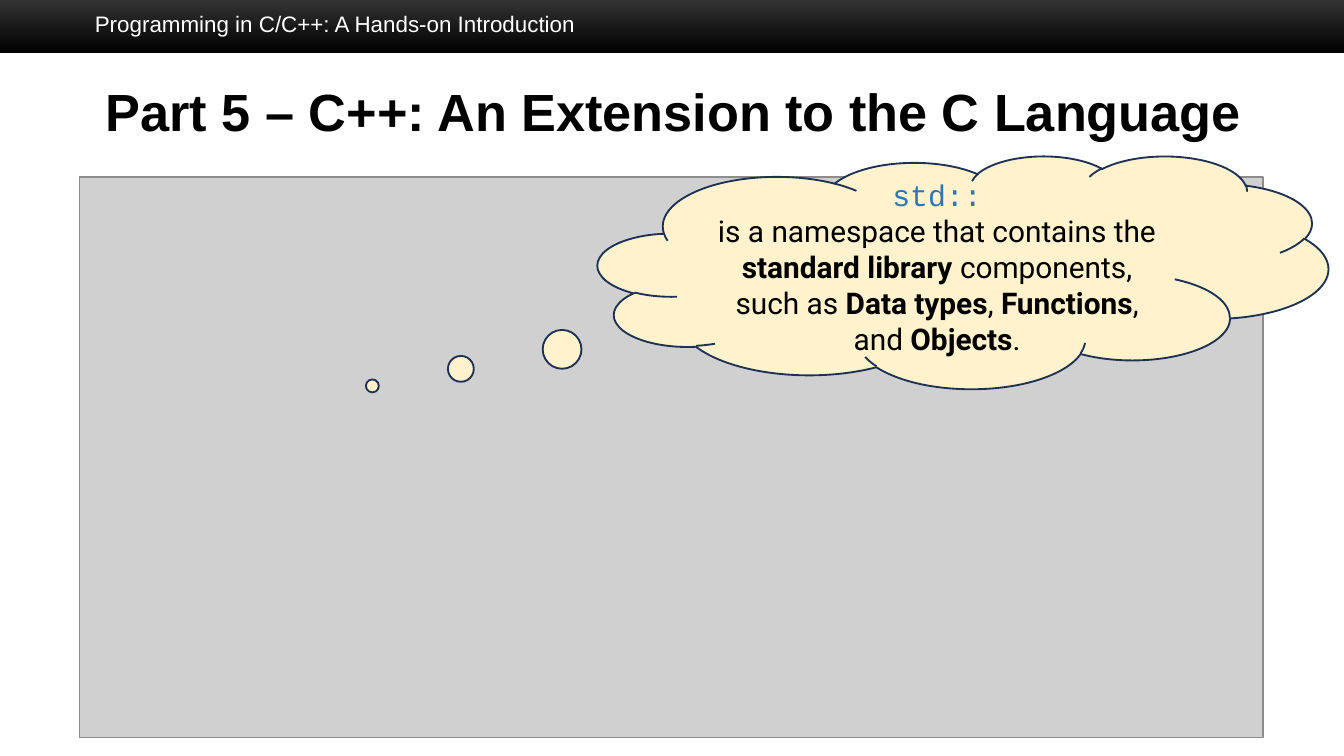
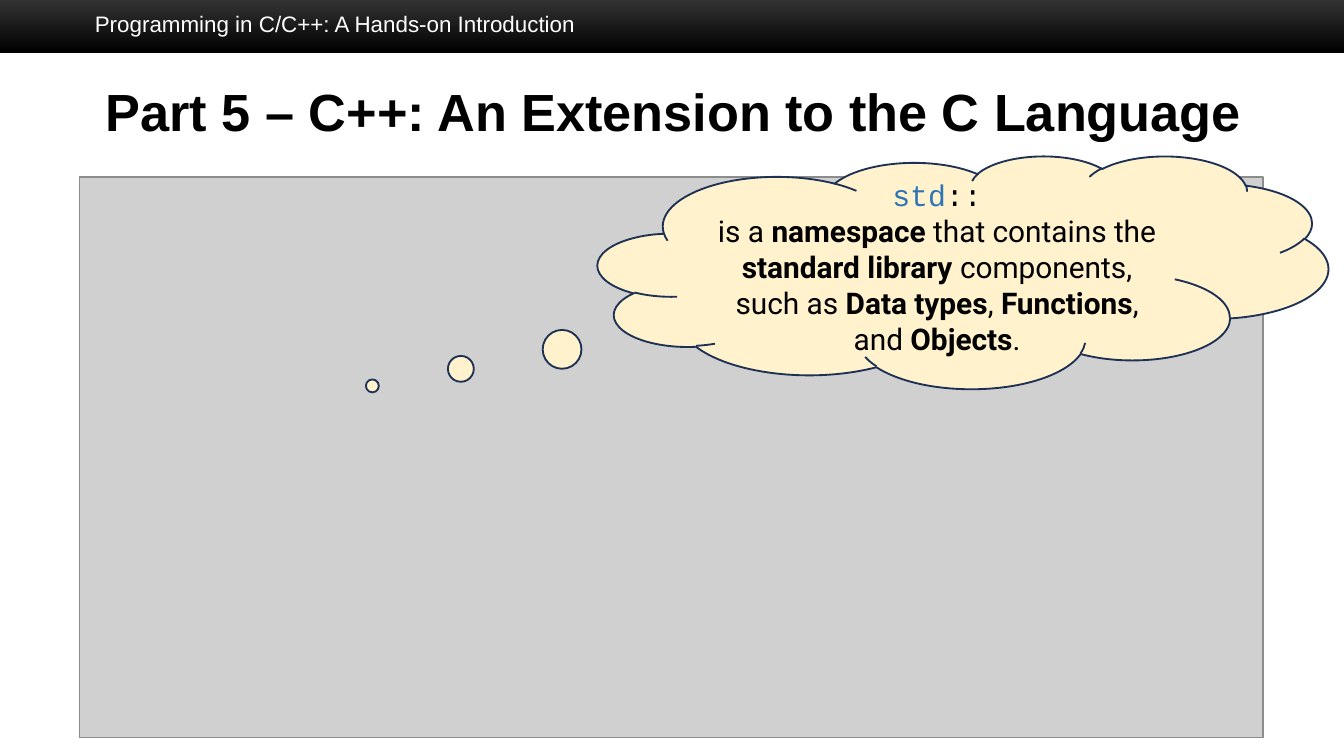
Before and after one commit to SuperBruceJia/SuperBruceJia.github.io, a slide deck: slide 48 of teaching/BU-Spring-2025-ECE327-Introduction-to-Software-Engineering/EC327-Lab-Session-2.pptx. Drawn at 1344x756 pixels with LibreOffice and Linux fonts; fonts in the diff are those of the drawing; grey boxes stand for pictures; background and template pictures are left out. Boxes give left, top, right and bottom in pixels: in the first picture for what was removed or moved away, otherwise in the second. Text is boxed around its words. In the diff, an @@ line names an element or a change of style, - is before the commit and + after.

```diff
--- a/teaching/BU-Spring-2025-ECE327-Introduction-to-Software-Engineering/EC327-Lab-Session-2.pptx
+++ b/teaching/BU-Spring-2025-ECE327-Introduction-to-Software-Engineering/EC327-Lab-Session-2.pptx
@@ thought cloud "std::" at (598,156,1328,388): text colour #2E75B6 to #000000 in "std::"; bold on in "namespace" @@
```
Also in this commit, not shown: 14 other slides changed, 1 other file.
